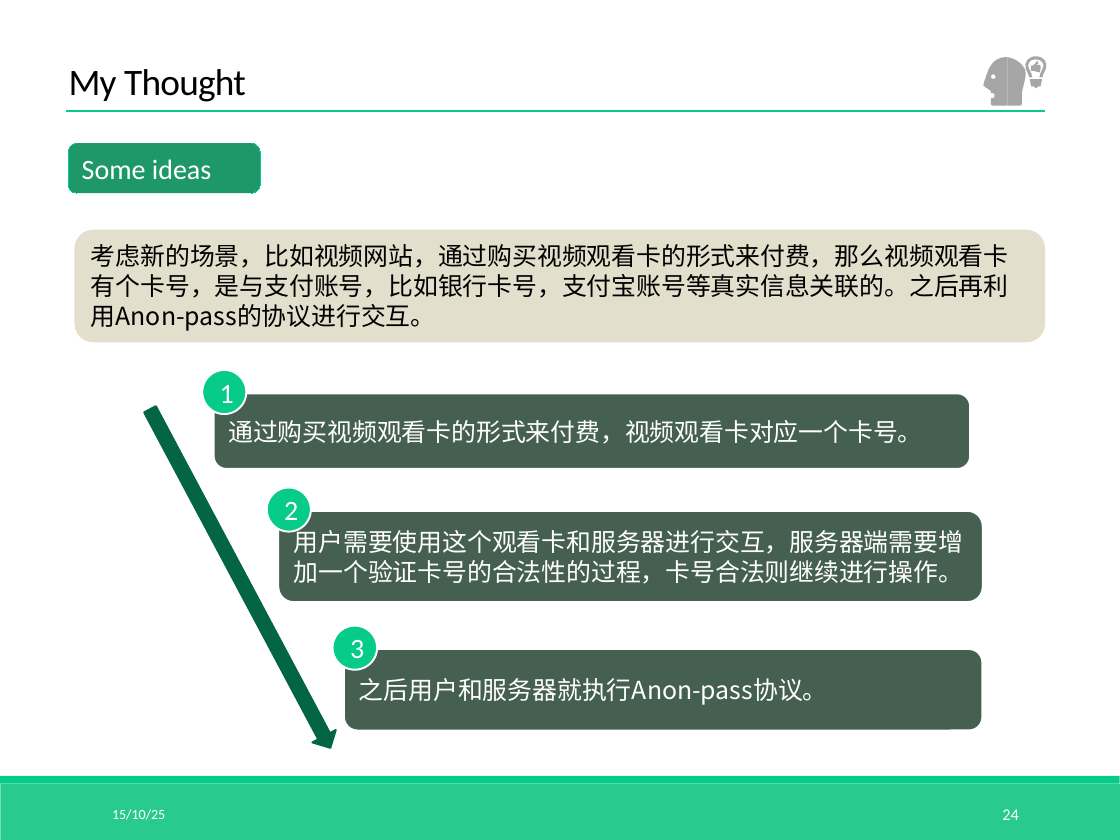
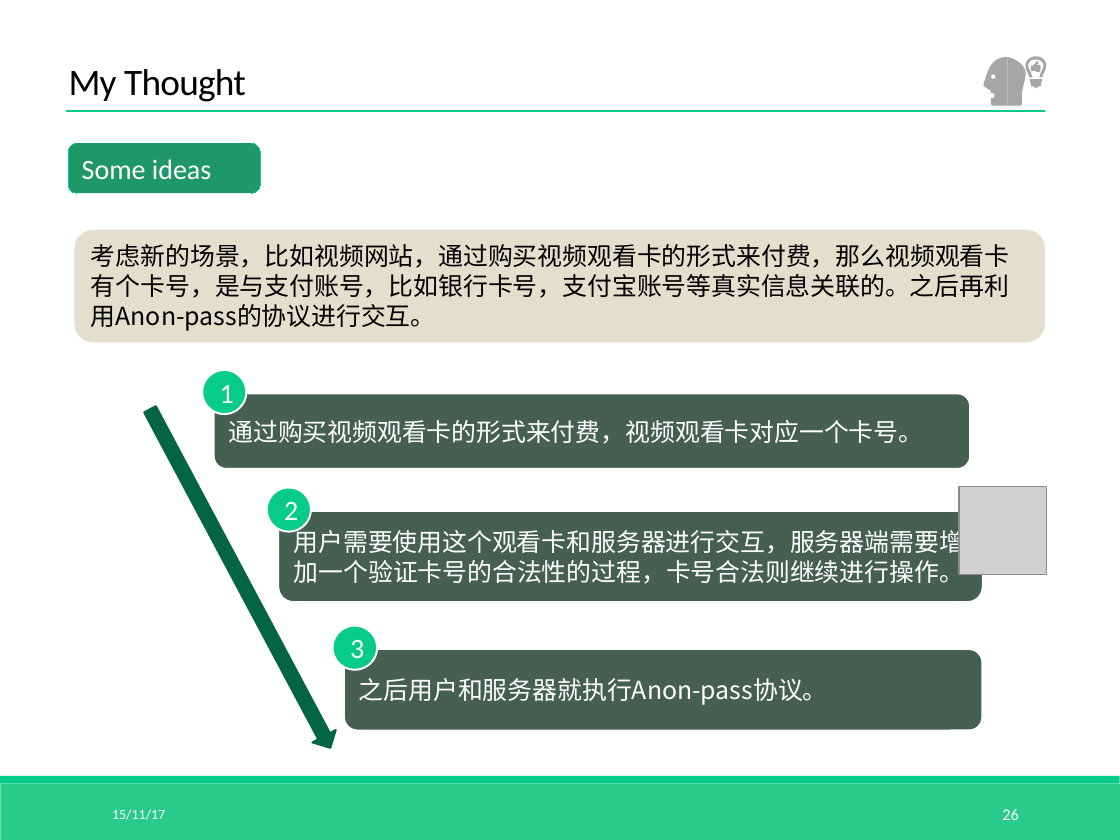
Before and after one commit to RedstoneCMX/PPTshow, a slide deck: slide 26 of Anon-pass.pptx (slide 24 before the commit). Drawn at 1120x840 pixels with LibreOffice and Linux fonts; fonts in the diff are those of the drawing; grey boxes stand for pictures. Boxes give left, top, right and bottom in pixels: in the first picture for what was removed or moved away, otherwise in the second. Text is boxed around its words. In the diff, an @@ line names an element or a change of style, - is before the commit and + after.

```diff
--- a/Anon-pass.pptx
+++ b/Anon-pass.pptx
@@ picture added at (x1=959, y1=487, x2=1046, y2=575) @@
@@ text at (x1=112, y1=809, x2=165, y2=820): text changed @@
-15/10/25
+15/11/17
@@ page number at (x1=1002, y1=809, x2=1018, y2=820): text changed @@
-24
+26
```
Also in this commit, not shown: 26 other slides changed, 11 slides added.
